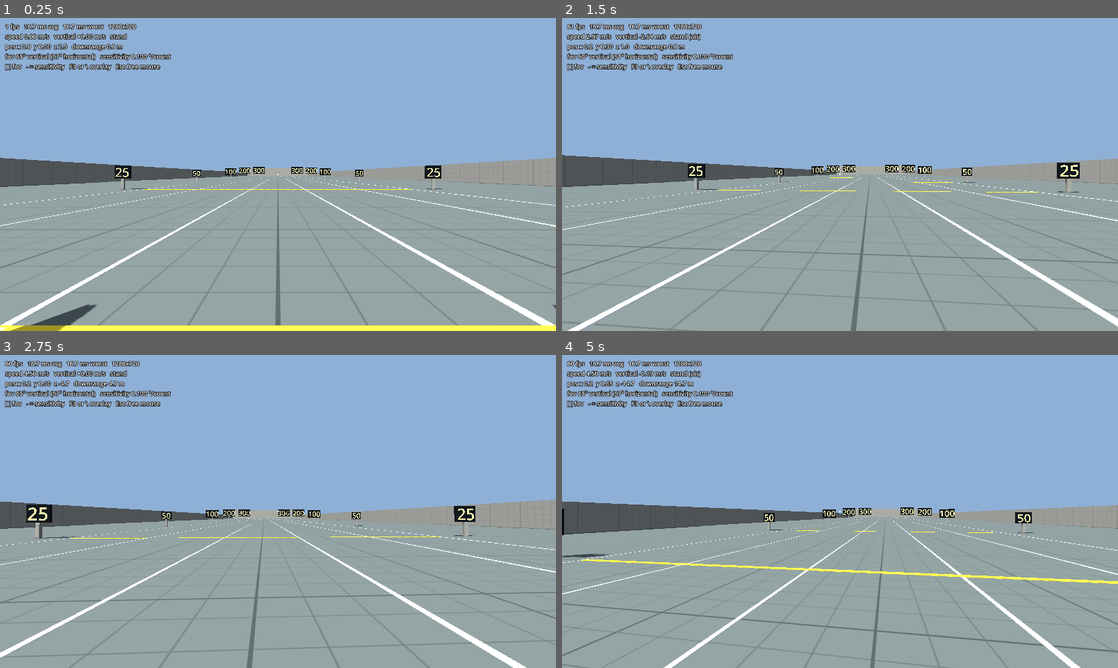
Above: before the commit, frames 1-4 (two rows, left to right).
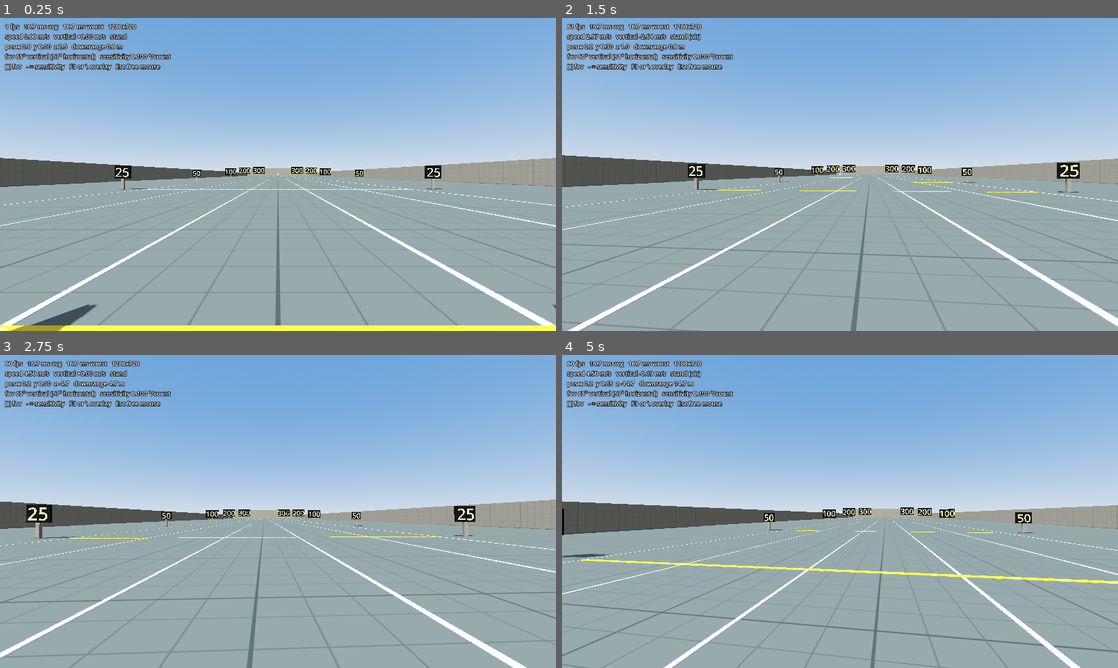
Above: after the commit, the same moments.

Repository: SamGon24/shooting-range
Game: Godot game, scene res://range/range.tscn
Same seed, same stepped clock (60 frames per second), same inputs: the game is played once before the commit and once after it.
Inputs (mouse positions are in pixels of both pictures, inside the frame that each line leads up to):
- Up to frame 1 (0.25 s): no input
- Up to frame 2 (1.5 s): tap Enter at 0.5 s; move the mouse to (867, 174) at 0.52 s; hold Ctrl (crouch) 0.53-1.28 s; hold W (move_forward) from 0.53 s (still down); click (867, 174) at 0.67 s; tap Space (jump) at 0.77 s; move the mouse to (812, 174) at 1.27 s; tap [ (fov_decrease) at 1.35 s
- Up to frame 3 (2.75 s): keep holding W (move_forward); tap Space (jump) at 1.52 s; move the mouse to (289, 505) at 2.02 s; hold ] (fov_increase) from 2.03 s (still down)
- Up to frame 4 (5 s): keep holding W (move_forward); move the mouse to (834, 517) at 2.77 s; release ] (fov_increase) at 2.78 s; tap - (sensitivity_decrease) at 2.85 s; click (834, 517) at 2.92 s; tap Space (jump) at 3.02, 3.77, 4.52 s; move the mouse to (878, 514) at 3.52 s; hold = (sensitivity_increase) 3.53-4.28 s; move the mouse to (795, 508) at 4.27 s; tap Shift (sprint) at 4.35 s

The runs differ from the first frame. In frame 1, 18% of the frame differs, in the area x 0-100%, y 0-50%; in frame 2, 17%; in frame 3, 20%; in frame 4, 20%, in the area x 0-100%, y 0-51%.

Commit message:
render: restore procedural sky and sky ambient light
The flat background and fixed ambient colour were a workaround for
Mobile, where a Sky resource failed on the target GPU. Under
Compatibility the sky renders with no errors and passes the same
jerky-camera and static-pose captures, so bring it back.

Ambient light now comes from the sky at 40% contribution, mixed with a
neutral colour. At 100% the ground picked up a strong blue cast, which
is wrong for a greybox that should read as grey.

Diff:
--- a/firing-range/range/range.tscn
+++ b/firing-range/range/range.tscn
@@ -6,11 +6,22 @@
 [ext_resource type="Script" path="res://debug/perf_probe.gd" id="4_probe"]
 [ext_resource type="Script" path="res://debug/debug_pose.gd" id="5_pose"]
 
+[sub_resource type="ProceduralSkyMaterial" id="sky_material"]
+sky_top_color = Color(0.32, 0.5, 0.74, 1)
+sky_horizon_color = Color(0.72, 0.78, 0.84, 1)
+ground_bottom_color = Color(0.3, 0.31, 0.3, 1)
+ground_horizon_color = Color(0.72, 0.78, 0.84, 1)
+
+[sub_resource type="Sky" id="sky"]
+sky_material = SubResource("sky_material")
+radiance_size = 1
+
 [sub_resource type="Environment" id="environment"]
-background_mode = 1
-background_color = Color(0.56, 0.69, 0.84, 1)
-ambient_light_source = 2
-ambient_light_color = Color(0.66, 0.72, 0.8, 1)
+background_mode = 2
+sky = SubResource("sky")
+ambient_light_source = 3
+ambient_light_color = Color(0.74, 0.73, 0.7, 1)
+ambient_light_sky_contribution = 0.4
 ambient_light_energy = 0.6
 reflected_light_source = 1
 tonemap_mode = 2
Not shown: 1 places in firing-range/range/range.tscn that only renumber resources
